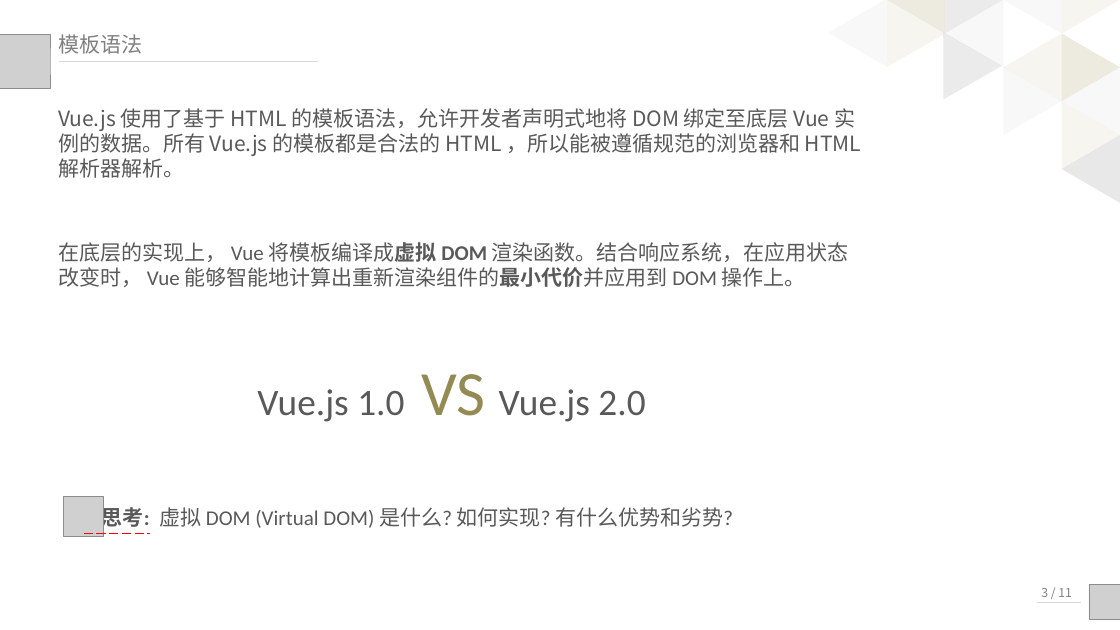
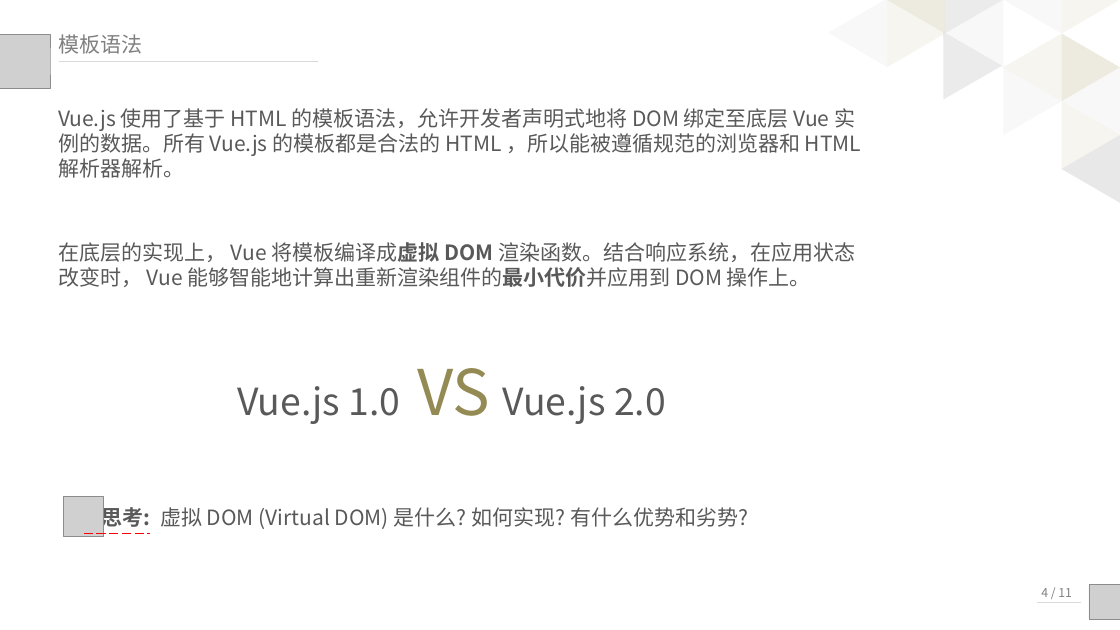
Before and after one commit to palmerye/Vue-Classroom, a slide deck: slide 5 of Presentation/Vue入门.pptx. Drawn at 1120x630 pixels with LibreOffice and Linux fonts; fonts in the diff are those of the drawing; grey boxes stand for pictures. Boxes give left, top, right and bottom in pixels: in the first picture for what was removed or moved away, otherwise in the second. Text is boxed around its words. In the diff, an @@ line names an element or a change of style, - is before the commit and + after.

```diff
--- a/Presentation/Vue入门.pptx
+++ b/Presentation/Vue入门.pptx
@@ font Calibri to Noto Sans CJK SC in 3 elements at (58, 242, 855, 287), (102, 504, 748, 530), (237, 368, 666, 424) @@
@@ text at (1041, 588, 1072, 597): text changed @@
-3 / 11
+4 / 11
```
Also in this commit, not shown: 5 other slides changed, 11 slides added, 2 slides removed, 1 other file.
